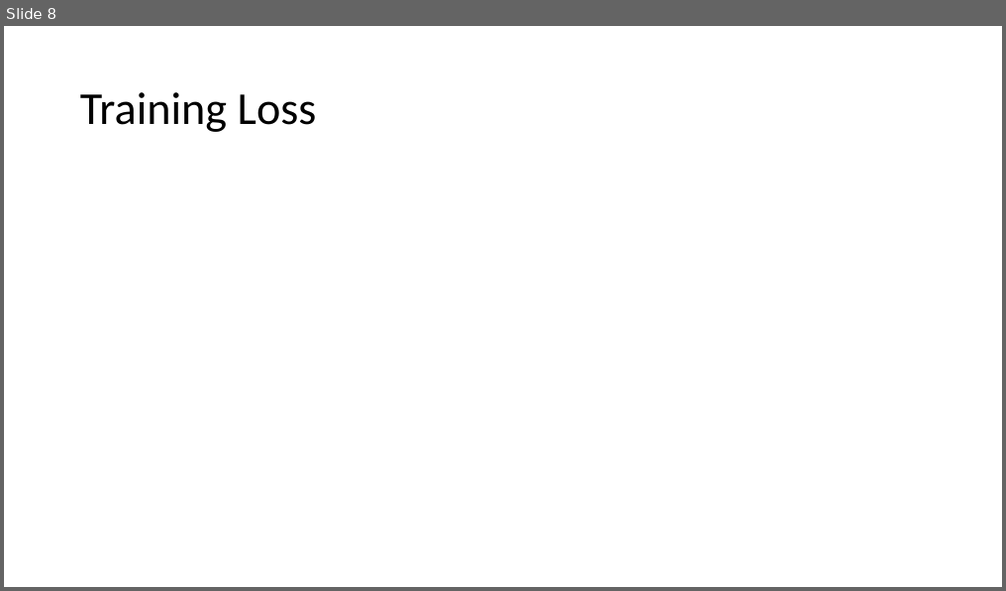
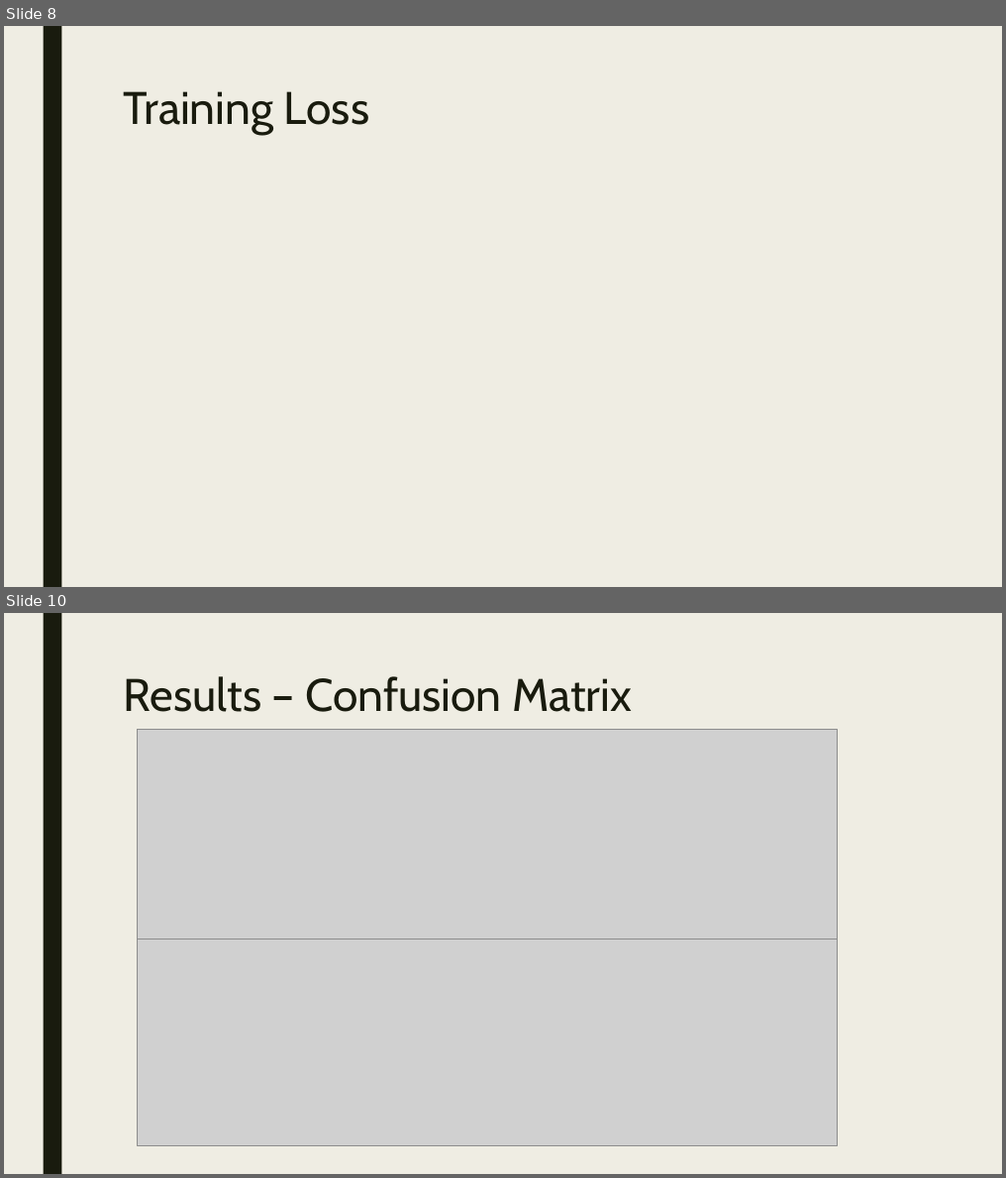
Before and after one commit to htappa/CNN-ImageClassification, a slide deck: Final-Group-Presentation/Group4ProjectPresentation.pptx. Shown one above the other, each under a label of ours: slide 8 before the commit, slides 8 and 10 after it; the slides between them are not shown. The pictures are 1006x591 and 1006x1178 pixels, drawn with LibreOffice and Linux fonts; fonts in the diff are those of the drawing; grey boxes stand for pictures. Boxes give left, top, right and bottom in pixels: in the first picture for what was removed or moved away, otherwise in the second. Text is boxed around its words. In the diff, an @@ line names an element or a change of style, - is before the commit and + after.

```diff
--- a/Final-Group-Presentation/Group4ProjectPresentation.pptx
+++ b/Final-Group-Presentation/Group4ProjectPresentation.pptx
@@ slide 10 added at box(4, 613, 1002, 1174), background #EFEDE3; not listed: 1 template element that a slide beside it also shows @@
@@ title added at box(124, 676, 632, 712), 44 pt, text #191B0E @@
+Results – Confusion Matrix
@@ picture added at box(138, 729, 837, 950) @@
@@ picture added at box(138, 939, 837, 1146) @@
@@ slide 8 changed as well @@
@@ background #FFFFFF to #EFEDE3 @@
@@ rectangle added at box(43, 26, 61, 587), fill #191B0E @@
@@ title "Training Loss": place and size @@
-title "Training Loss" at box(80, 92, 317, 132)
+title "Training Loss" at box(124, 91, 369, 135)
@@ title "Training Loss" at box(124, 91, 369, 135): font Calibri to Cabin, text colour #000000 to #191B0E; line spacing 0.9 to 0.89; vertical alignment middle to top @@
```
Also in this commit, not shown: 8 other slides changed, 3 other slides added, 2 slides removed, 1 other file.
